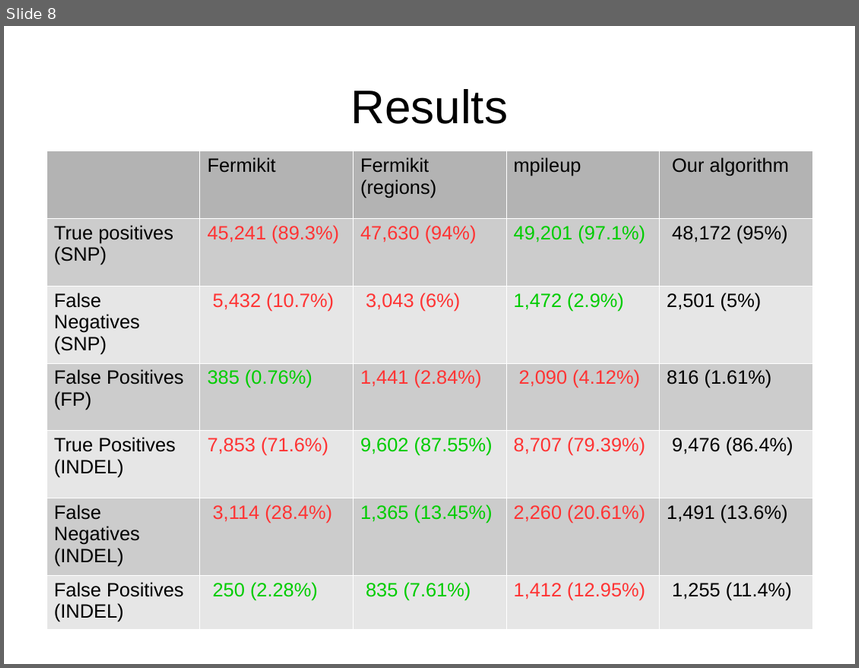
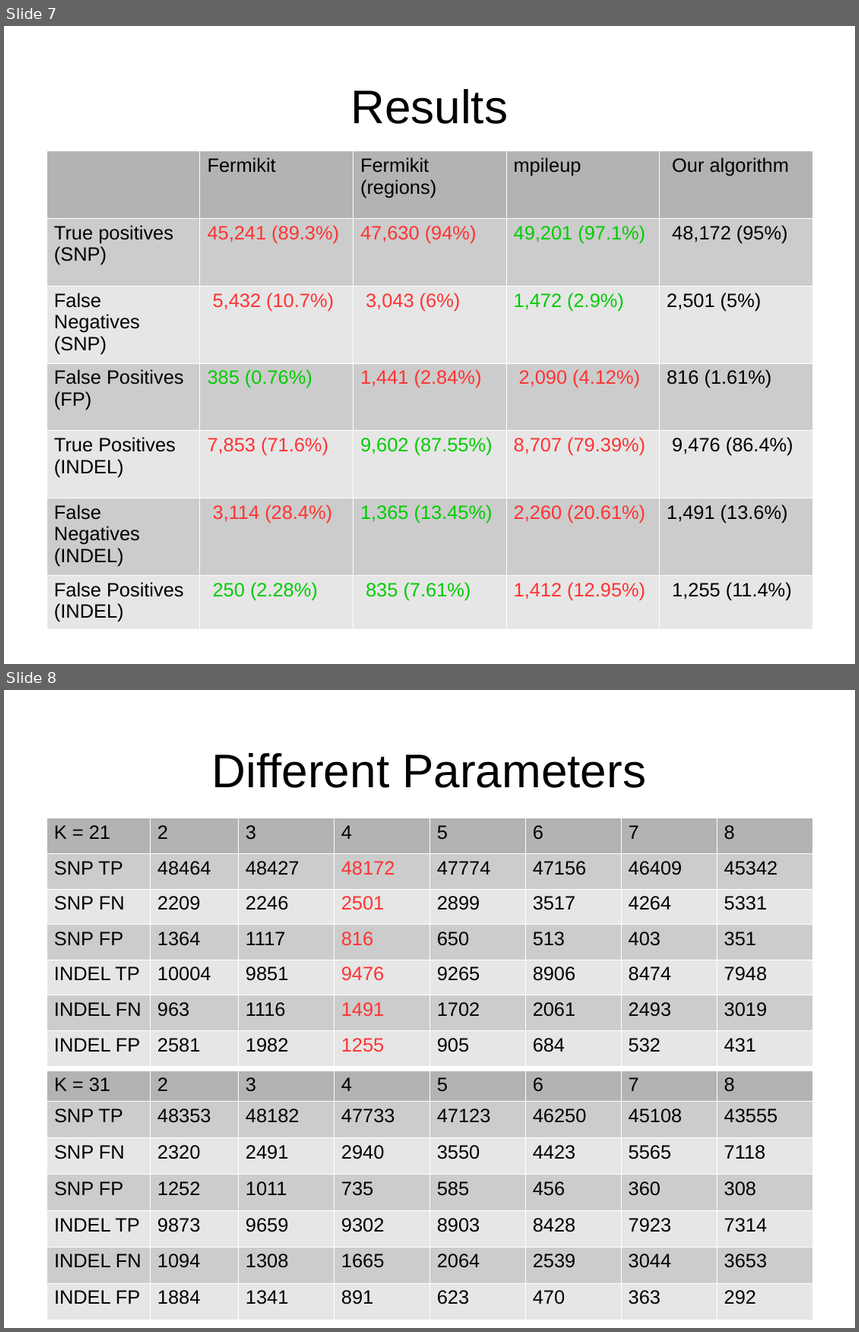
Before and after one commit to MartinDrab/Genetics, a slide deck: ppt/obhajoba/obhajoba.odp. Shown one above the other, each under a label of ours: slide 8 before the commit, slides 7 and 8 after it. The pictures are 859x668 and 859x1332 pixels, drawn with LibreOffice and Linux fonts; fonts in the diff are those of the drawing. Boxes give left, top, right and bottom in pixels: in the first picture for what was removed or moved away, otherwise in the second. Text is boxed around its words. In the diff, an @@ line names an element or a change of style, - is before the commit and + after.

```diff
--- a/ppt/obhajoba/obhajoba.odp
+++ b/ppt/obhajoba/obhajoba.odp
@@ slide 8 added at (x1=4, y1=690, x2=855, y2=1328), background #FFFFFF @@
@@ title added at (x1=212, y1=753, x2=646, y2=788), 44 pt, text #000000 @@
+Different Parameters
@@ table added at (x1=47, y1=818, x2=813, y2=1066), 7 rows, 8 columns @@
+K = 21 | 2 | 3 | 4 | 5 | 6 | 7 | 8
+SNP TP | 48464 | 48427 | 48172 | 47774 | 47156 | 46409 | 45342
+SNP FN | 2209 | 2246 | 2501 | 2899 | 3517 | 4264 | 5331
+SNP FP | 1364 | 1117 | 816 | 650 | 513 | 403 | 351
+INDEL TP | 10004 | 9851 | 9476 | 9265 | 8906 | 8474 | 7948
+INDEL FN | 963 | 1116 | 1491 | 1702 | 2061 | 2493 | 3019
+INDEL FP | 2581 | 1982 | 1255 | 905 | 684 | 532 | 431
@@ table added at (x1=47, y1=1071, x2=813, y2=1319), 7 rows, 8 columns @@
+K = 31 | 2 | 3 | 4 | 5 | 6 | 7 | 8
+SNP TP | 48353 | 48182 | 47733 | 47123 | 46250 | 45108 | 43555
+SNP FN | 2320 | 2491 | 2940 | 3550 | 4423 | 5565 | 7118
+SNP FP | 1252 | 1011 | 735 | 585 | 456 | 360 | 308
+INDEL TP | 9873 | 9659 | 9302 | 8903 | 8428 | 7923 | 7314
+INDEL FN | 1094 | 1308 | 1665 | 2064 | 2539 | 3044 | 3653
+INDEL FP | 1884 | 1341 | 891 | 623 | 470 | 363 | 292
@@ what was slide 8 is now slide 7 @@
```
Also in this commit, not shown: 2 slides changed, 1 other slide added, 2 slides removed, 4 other files.
